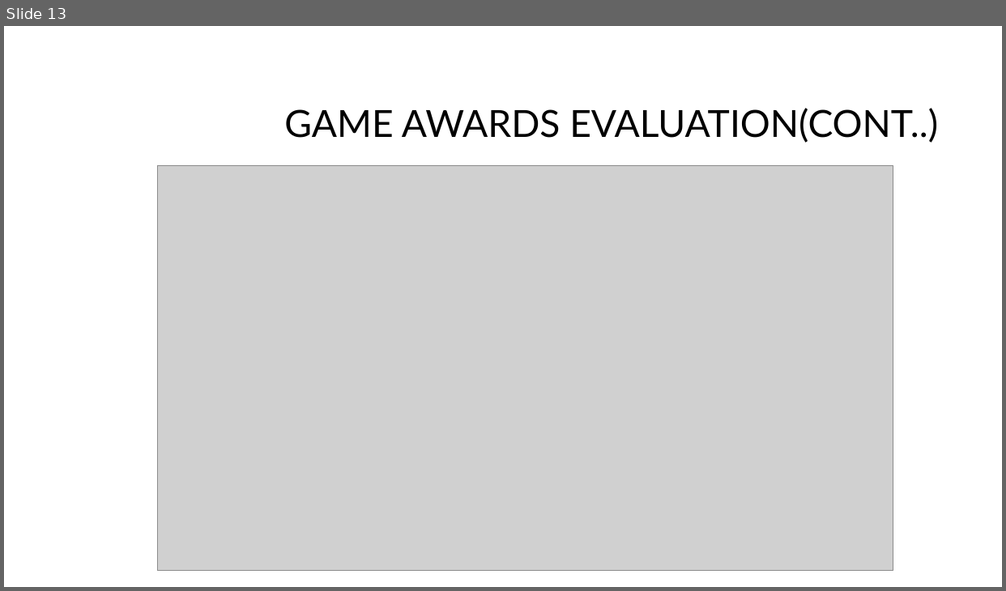
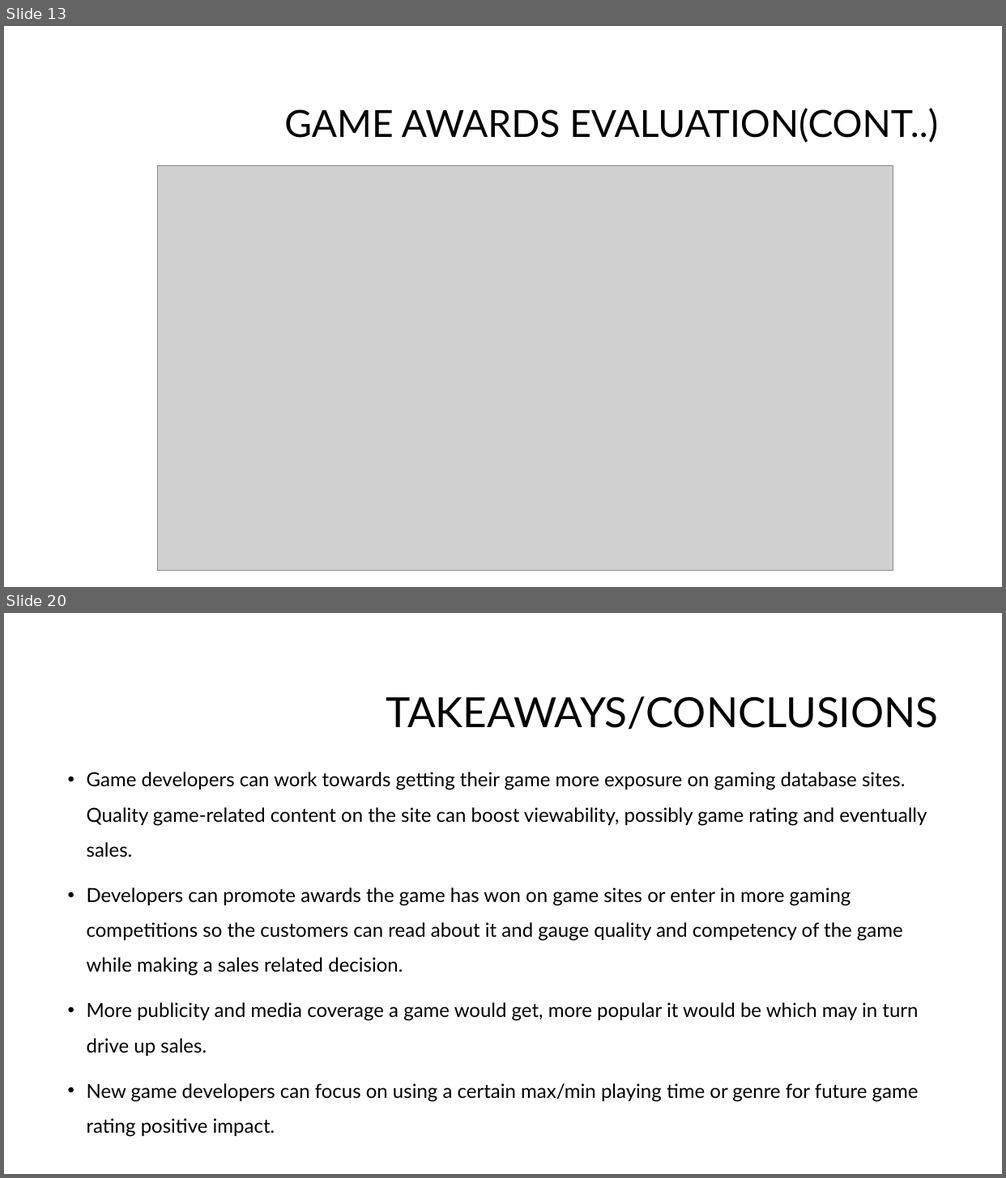
Before and after one commit to suhitasva/Python_EDA_Project_SVA, a slide deck: Boardgame_analysis_presentation.pptx. Shown one above the other, each under a label of ours: slide 13 before the commit, slides 13 and 20 after it; the slides between them are not shown. The pictures are 1006x591 and 1006x1178 pixels, drawn with LibreOffice and Linux fonts; fonts in the diff are those of the drawing; grey boxes stand for pictures; background and template pictures are left out. Boxes give left, top, right and bottom in pixels: in the first picture for what was removed or moved away, otherwise in the second. Text is boxed around its words. In the diff, an @@ line names an element or a change of style, - is before the commit and + after.

Commit message:
Slides created for genre and playing time evaluation, takeaways and future work

```diff
--- a/Boardgame_analysis_presentation.pptx
+++ b/Boardgame_analysis_presentation.pptx
@@ slide 20 added at [4,613,1002,1174], background #FFFFFF @@
@@ title added at [386,696,939,730], 40 pt, text #000000 @@
+TAKEAWAYS/CONCLUSIONS
@@ text added at [87,772,927,1102], 18.7 pt, text #000000 @@
+• Game developers can work towards getting their game more exposure on gaming database sites. Quality game-related content on the site can boost viewability, possibly game rating and eventually sales.
+• Developers can promote awards the game has won on game sites or enter in more gaming competitions so the customers can read about it and gauge quality and competency of the game while making a sales related decision.
+• More publicity and media coverage a game would get, more popular it would be which may in turn drive up sales.
+• New game developers can focus on using a certain max/min playing time or genre for future game rating positive impact.
```
Also in this commit, not shown: 8 slides changed, 6 other slides added.
